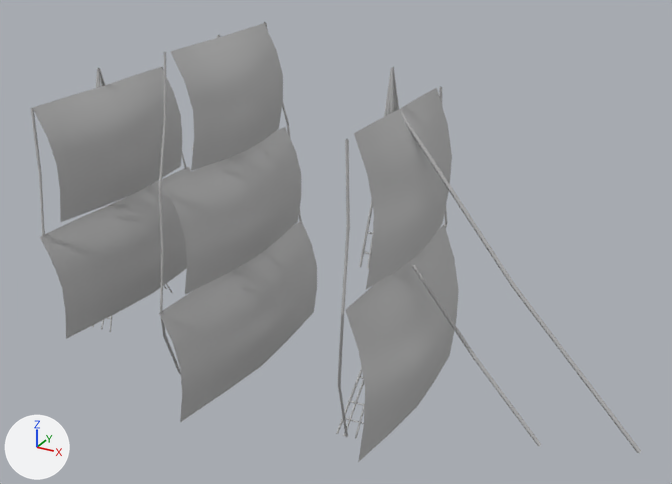
What one commit did to the FBX model Art/Export/SM/Pirate Ship/SM_Rigging.fbx.
One viewpoint serves both versions: a camera (50 mm lens) standing at (116.0, -152.5, 121.9) and looking at (32.7, -0.9, 46.1). Arrows for +X, +Y and +Z are at lower left; the lights stay in place. Where no turn or scale is listed for an object, it has been applied to the vertices.

In view in the first picture: 'SM_Rigging'.
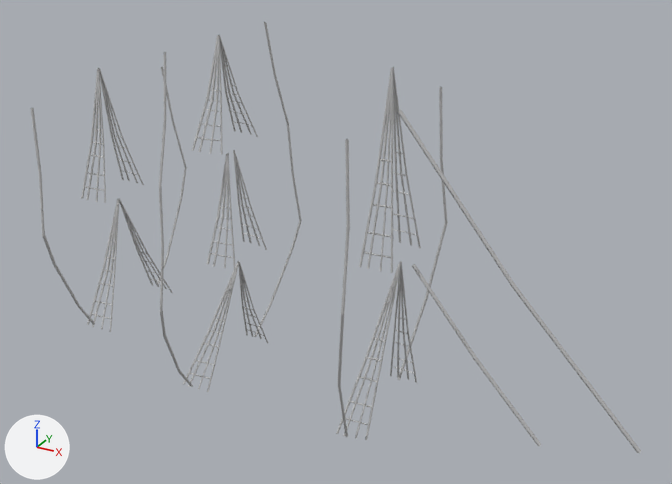
Where the change shows, as pixel boxes (x1, y1, x2, y2) in the pictures (672 x 484 px):
'SM_Rigging', reshaped
    before: (31, 22, 641, 462)
    after: (31, 22, 641, 453)
part 1 of me_mesh, deleted
    before: (33, 23, 459, 462)

Patch to the scene script:
```diff
--- a/Art/Export/SM/Pirate Ship/SM_Rigging.fbx.py
+++ b/Art/Export/SM/Pirate Ship/SM_Rigging.fbx.py
@@ me_mesh @@
 # used by ob_sm_rigging; location = (33.5, 0.0, 47.0)
-me_mesh.from_pydata(...)  # 2287 vertices, 1600 faces; spans x -63.3..63.3, y -27.3..27.3, z -38.1..38.1
+me_mesh.from_pydata(...)  # 1720 vertices, 1152 faces; spans x -63.3..63.3, y -27.1..27.1, z -38.1..38.1
+# me_mesh part 1: 7 loose pieces with 567 vertices, spanning x -60.2..20.2, y -27.3..27.3, z -35.7..37.8, are deleted
 me_mesh.materials.append(mat_m_rigging)
```
